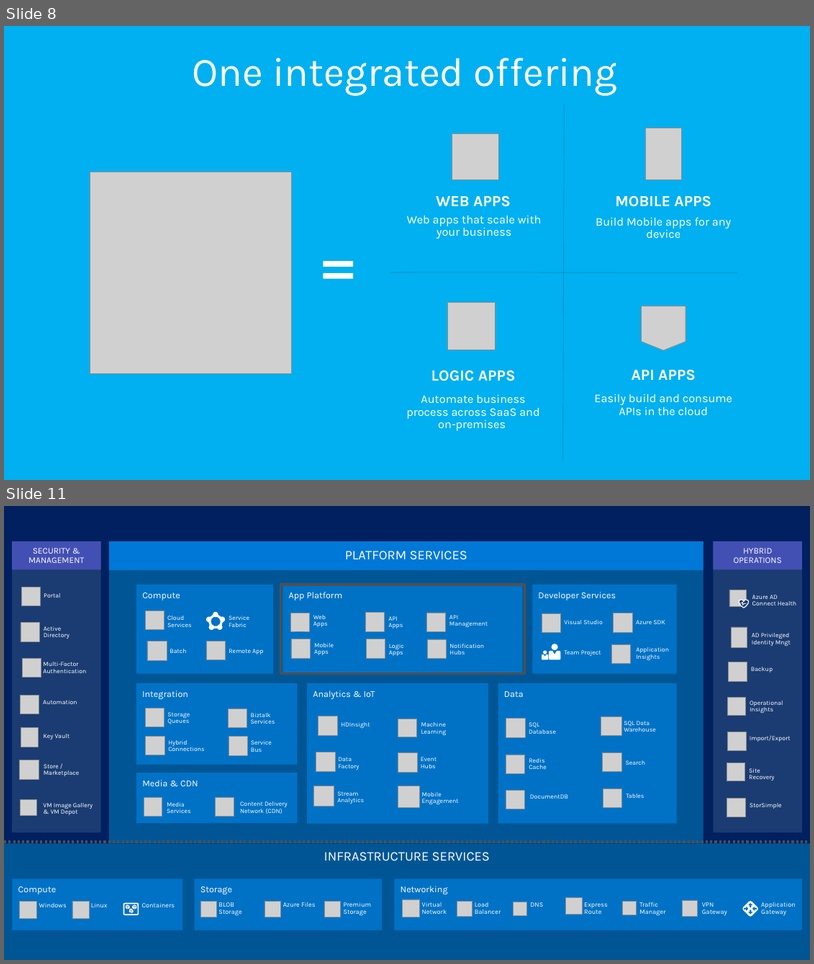
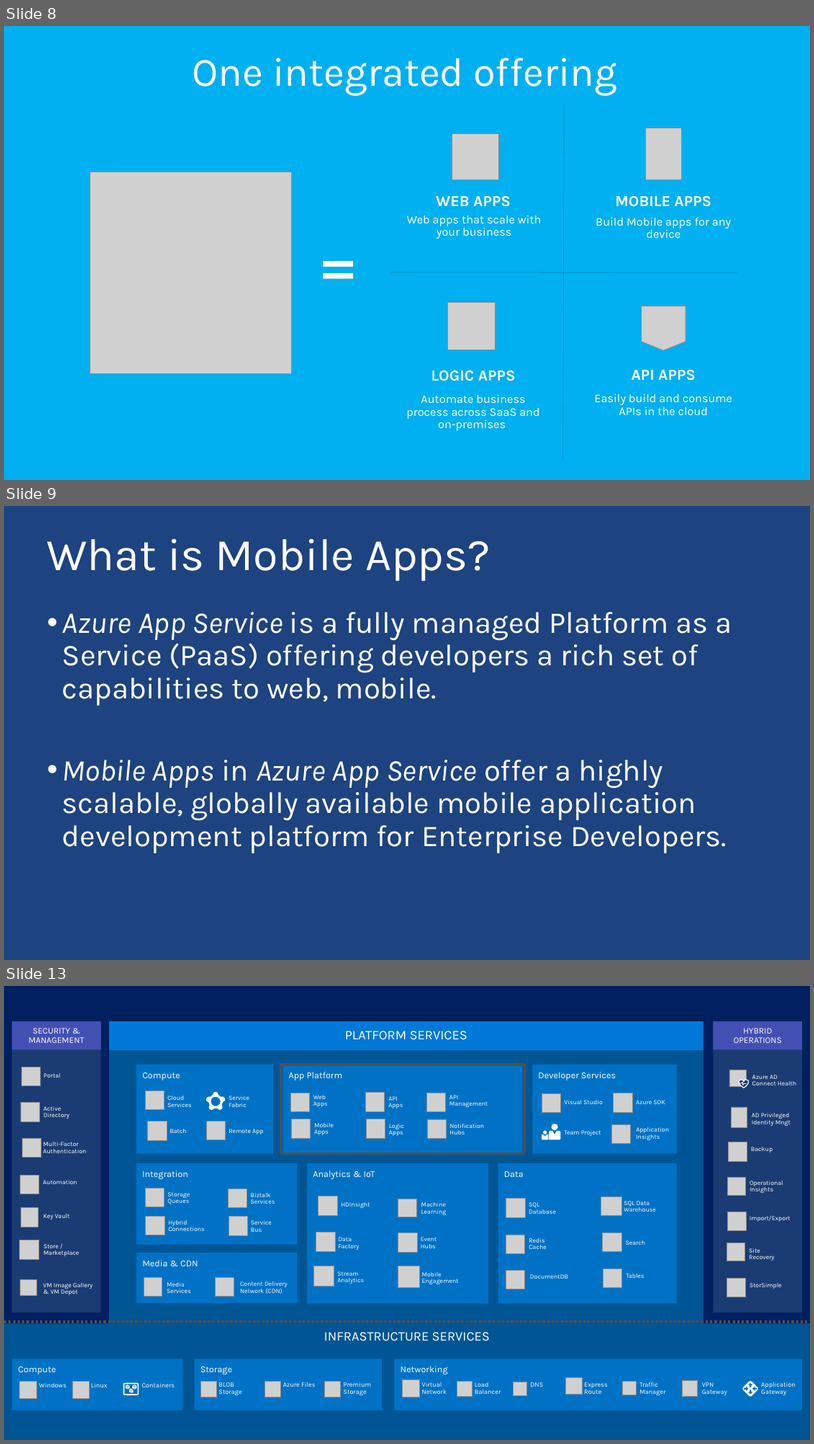
Before and after one commit to kunal-chowdhury/Public-Speakings, a slide deck: 12-Nov-2016, Microsoft Azure MVP Bootcamp/Azure App Services and Universal Windows Platform.pptx. Shown one above the other, each under a label of ours: slides 8 and 11 before the commit, slides 8, 9 and 13 after it; the slides between them are not shown. The pictures are 814x964 and 814x1444 pixels, drawn with LibreOffice and Linux fonts; fonts in the diff are those of the drawing; grey boxes stand for pictures; background and template pictures are left out. Boxes give left, top, right and bottom in pixels: in the first picture for what was removed or moved away, otherwise in the second. Text is boxed around its words. In the diff, an @@ line names an element or a change of style, - is before the commit and + after.

Commit message:
Updated slide 'Azure App Services and Universal Windows Platform' for 'Azure MVP Bootcamp'

```diff
--- a/12-Nov-2016, Microsoft Azure MVP Bootcamp/Azure App Services and Universal Windows Platform.pptx
+++ b/12-Nov-2016, Microsoft Azure MVP Bootcamp/Azure App Services and Universal Windows Platform.pptx
@@ slide 9 added at (x1=4, y1=506, x2=810, y2=960), background picture (left out) @@
@@ title added at (x1=47, y1=538, x2=491, y2=581), 55.1 pt, text #FFFFFF @@
+What is Mobile Apps?
@@ text added at (x1=62, y1=612, x2=732, y2=853), 36.7 pt, text #FFFFFF @@
+• Azure App Service is a fully managed Platform as a Service (PaaS) offering developers a rich set of capabilities to web, mobile.
+• Mobile Apps in Azure App Service offer a highly scalable, globally available mobile application development platform for Enterprise Developers.
@@ what was slide 11 is now slide 13 @@
```
Also in this commit, not shown: 3 slides changed, 13 other slides added, 4 slides removed.
